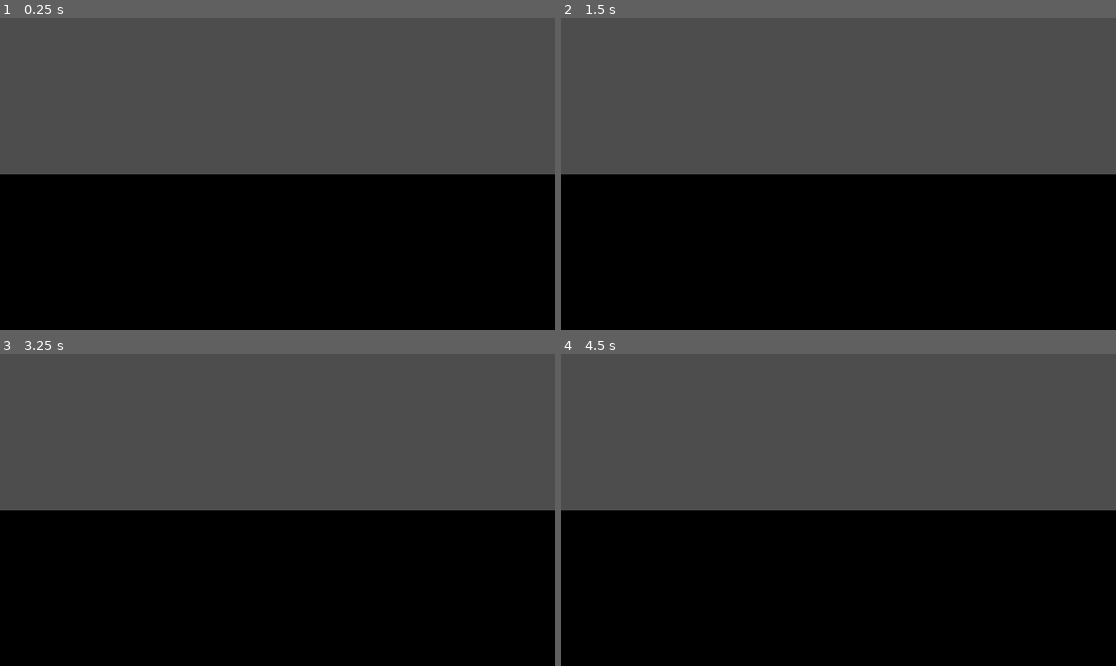
Above: before the commit, frames 1-4 (two rows, left to right).
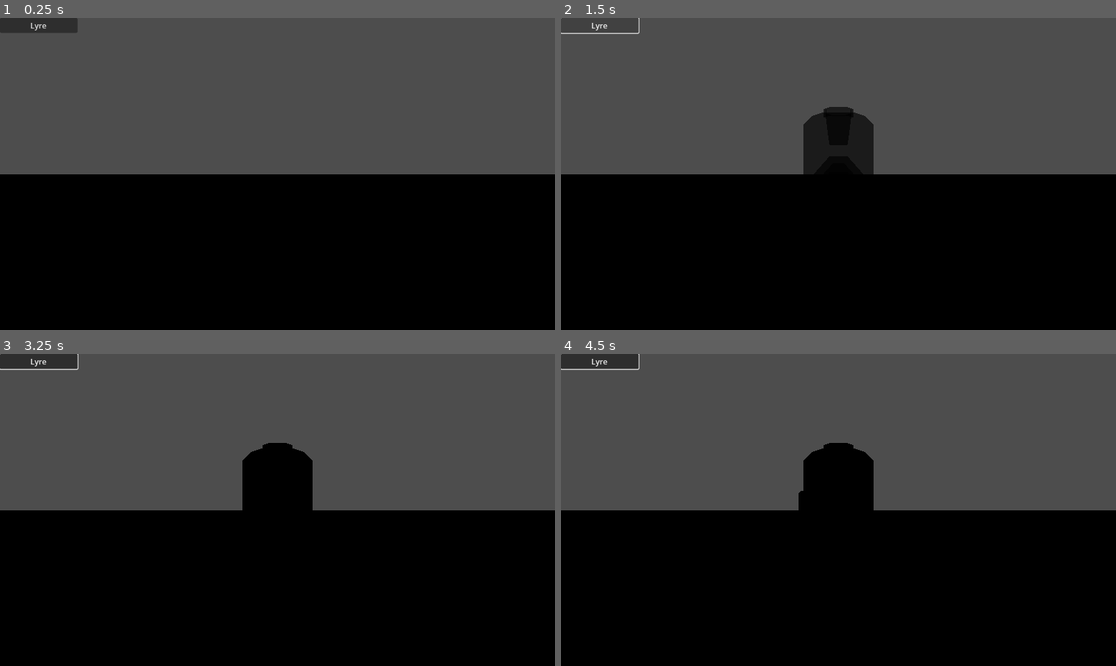
Above: after the commit, the same moments.

Repository: Bigaston/LightShow
Game: Godot game, scene res://scenes/MainScene.tscn
Two runs of this game, one before a commit and one after it. Both use one fixed random seed, a clock stepped at 60 frames per second and the inputs below.
Inputs (mouse positions are in pixels of both pictures, inside the frame that each line leads up to):
- Up to frame 1 (0.25 s): no input
- Up to frame 2 (1.5 s): click (599, 24) at 0.5 s, where only the run after the commit has a clickable "Lyre"; click (599, 24) at 1.25 s, where only the run after the commit has a clickable "Lyre"
- Up to frame 3 (3.25 s): click (38, 360) at 2 s, where only the run after the commit has a clickable "Lyre"; tap Enter at 2.75 s; move the mouse to (399, 494) at 2.77 s; hold S (flying_cam_backward) from 2.78 s (still down); click (399, 494) at 2.92 s
- Up to frame 4 (4.5 s): release S (flying_cam_backward) at 3.5 s; tap Space at 3.5 s; drag from (727, 525) to (810, 572) at 3.52 s; tap Enter at 4.25 s; move the mouse to (894, 441) at 4.27 s; hold W (flying_cam_forward) from 4.28 s (still down); click (894, 441) at 4.42 s

The runs differ from the first frame. In frame 1, 0.6% of the frame differs, in the area x 0-14%, y 0-5%; in frame 2, 2.6%; in frame 3, 3.2%; in frame 4, 3.3%, in the area x 0-57%, y 0-51%.

Commit message:
Can place element in the enviro

Diff:
--- a/objects/Lyre.tscn
+++ b/objects/placable_elements/Lyre.tscn
@@ -1,7 +1,7 @@
 [gd_scene load_steps=4 format=3 uid="uid://cr1arqkchrm1h"]
 
 [ext_resource type="PackedScene" uid="uid://dcck3nlvnsmxr" path="res://resources/meshs/Lyre.glb" id="1_3dd6w"]
-[ext_resource type="Script" path="res://objects/Lyre.gd" id="2_c5im4"]
+[ext_resource type="Script" path="res://objects/placable_elements/Lyre.gd" id="2_c5im4"]
 
 [sub_resource type="ShaderMaterial" id="ShaderMaterial_mogeu"]
 
--- /dev/null
+++ b/objects/placable_elements/previews/Lyre.tscn
@@ -0,0 +1,25 @@
+[gd_scene load_steps=3 format=3 uid="uid://v6x06tl5e5rq"]
+
+[ext_resource type="PackedScene" uid="uid://dcck3nlvnsmxr" path="res://resources/meshs/Lyre.glb" id="1_ewr55"]
+[ext_resource type="Material" uid="uid://c3d1gx51atvbu" path="res://resources/materials/PreviewPlacableElements.tres" id="2_kxohw"]
+
+[node name="blockbench_export" instance=ExtResource("1_ewr55")]
+
+[node name="BaseSupport" parent="Node" index="0"]
+surface_material_override/0 = ExtResource("2_kxohw")
+
+[node name="Base" parent="Node" index="1"]
+surface_material_override/0 = ExtResource("2_kxohw")
+
+[node name="Pan" parent="Node/Pan2" index="0"]
+surface_material_override/0 = ExtResource("2_kxohw")
+
+[node name="Support" parent="Node/Pan2" index="1"]
+surface_material_override/0 = ExtResource("2_kxohw")
+
+[node name="Light" parent="Node/Pan2/Tilt2" index="0"]
+visible = false
+surface_material_override/0 = ExtResource("2_kxohw")
+
+[node name="Tilt" parent="Node/Pan2/Tilt2" index="1"]
+surface_material_override/0 = ExtResource("2_kxohw")
--- a/project.godot
+++ b/project.godot
@@ -25,7 +25,8 @@
 "res://addons/": "gray",
 "res://objects/": "yellow",
 "res://resources/": "orange",
-"res://scenes/": "blue"
+"res://scenes/": "blue",
+"res://scripts/": "teal"
 }
 
 [input]
--- /dev/null
+++ b/resources/custom/PlacableElements.tres
@@ -0,0 +1,16 @@
+[gd_resource type="Resource" script_class="PlacableElementContainer" load_steps=6 format=3 uid="uid://bkfjcwx3b5npc"]
+
+[ext_resource type="PackedScene" uid="uid://cr1arqkchrm1h" path="res://objects/placable_elements/Lyre.tscn" id="1_6i6fu"]
+[ext_resource type="Script" path="res://scripts/custom_resources/PlacableElement.gd" id="1_iffxe"]
+[ext_resource type="Script" path="res://scripts/custom_resources/PlacableElementContainer.gd" id="1_rd4jp"]
+[ext_resource type="PackedScene" uid="uid://v6x06tl5e5rq" path="res://objects/placable_elements/previews/Lyre.tscn" id="2_g8dpc"]
+
+[sub_resource type="Resource" id="Resource_3r1rt"]
+script = ExtResource("1_iffxe")
+name = "Lyre"
+preview = ExtResource("2_g8dpc")
+placable_element = ExtResource("1_6i6fu")
+
+[resource]
+script = ExtResource("1_rd4jp")
+elements = Array[ExtResource("1_iffxe")]([SubResource("Resource_3r1rt")])
--- /dev/null
+++ b/resources/materials/PreviewPlacableElements.tres
@@ -0,0 +1,5 @@
+[gd_resource type="StandardMaterial3D" format=3 uid="uid://c3d1gx51atvbu"]
+
+[resource]
+transparency = 1
+albedo_color = Color(0.34902, 0.596078, 0.819608, 0.643137)
--- /dev/null
+++ b/scenes/MainScene.gd
@@ -0,0 +1,50 @@
+extends Node3D
+
+@export var camera: Camera3D
+
+const RAY_LENGTH = 100
+
+var selected_element: PlacableElement
+var selected_element_preview: Node3D
+
+# Called when the node enters the scene tree for the first time.
+func _ready() -> void:
+	pass # Replace with function body.
+
+func _unhandled_input(event: InputEvent) -> void:
+	if event is InputEventMouseButton and event.button_index == MOUSE_BUTTON_LEFT && !event.pressed && selected_element != null:
+		var new_element = selected_element.placable_element.instantiate()
+		new_element.position = selected_element_preview.position
+
+		add_child(new_element)
+
+		selected_element_preview.queue_free()
+		selected_element_preview = null
+		selected_element = null
+
+# Called every frame. 'delta' is the elapsed time since the previous frame.
+func _process(delta: float) -> void:
+	if selected_element != null:
+		var space_state = get_world_3d().direct_space_state
+		var mousepos = get_viewport().get_mouse_position()
+
+		var origin = camera.project_ray_origin(mousepos)
+		var end = origin + camera.project_ray_normal(mousepos) * RAY_LENGTH
+		var query = PhysicsRayQueryParameters3D.create(origin, end, 0b00000000_00000000_00000001_00000000)
+		#query.collide_with_areas = true
+
+		var result = space_state.intersect_ray(query)
+
+		if !result.is_empty():
+			var collider = result.collider
+			selected_element_preview.position = result.position
+
+func _on_placable_elements_placable_element_selected(element: PlacableElement) -> void:
+	selected_element = element
+
+	if selected_element_preview != null:
+		selected_element_preview.queue_free()
+
+	selected_element_preview = element.preview.instantiate()
+
+	add_child(selected_element_preview)
--- a/scenes/MainScene.tscn
+++ b/scenes/MainScene.tscn
@@ -1,7 +1,10 @@
-[gd_scene load_steps=6 format=3 uid="uid://3xmpptnmd6wc"]
+[gd_scene load_steps=9 format=3 uid="uid://3xmpptnmd6wc"]
 
 [ext_resource type="Texture2D" uid="uid://u7xn1401jfek" path="res://resources/textures/Prototype/texture_08.png" id="1_2ktel"]
+[ext_resource type="Script" path="res://scenes/MainScene.gd" id="1_wkvf4"]
 [ext_resource type="PackedScene" uid="uid://c77cqyhql034w" path="res://objects/cameras/FlyingCamera.tscn" id="2_jxigl"]
+[ext_resource type="Script" path="res://scripts/proto/PlacableElement.gd" id="4_qjkxm"]
+[ext_resource type="Resource" uid="uid://bkfjcwx3b5npc" path="res://resources/custom/PlacableElements.tres" id="5_ypet5"]
 
 [sub_resource type="StandardMaterial3D" id="StandardMaterial3D_w4egh"]
 albedo_texture = ExtResource("1_2ktel")
@@ -14,7 +17,9 @@
 [sub_resource type="BoxShape3D" id="BoxShape3D_w32je"]
 size = Vector3(1000, 0.5, 1000)
 
-[node name="MainScene" type="Node3D"]
+[node name="MainScene" type="Node3D" node_paths=PackedStringArray("camera")]
+script = ExtResource("1_wkvf4")
+camera = NodePath("FlyingCamera")
 
 [node name="Ground" type="MeshInstance3D" parent="."]
 mesh = SubResource("PlaneMesh_wkbe3")
@@ -29,3 +34,23 @@
 
 [node name="FlyingCamera" parent="." instance=ExtResource("2_jxigl")]
 transform = Transform3D(1, 0, 0, 0, 1, 0, 0, 0, 1, 0, 0.697768, 0.781563)
+
+[node name="Control" type="Control" parent="."]
+layout_mode = 3
+anchors_preset = 15
+anchor_right = 1.0
+anchor_bottom = 1.0
+grow_horizontal = 2
+grow_vertical = 2
+mouse_filter = 1
+
+[node name="PlacableElements" type="VBoxContainer" parent="Control"]
+layout_mode = 1
+anchors_preset = 9
+anchor_bottom = 1.0
+offset_right = 161.0
+grow_vertical = 2
+script = ExtResource("4_qjkxm")
+elements = ExtResource("5_ypet5")
+
+[connection signal="placable_element_selected" from="Control/PlacableElements" to="." method="_on_placable_elements_placable_element_selected"]
--- a/scenes/test_scene.tscn
+++ b/scenes/test_scene.tscn
@@ -1,6 +1,6 @@
 [gd_scene load_steps=10 format=3 uid="uid://v30ikj67ys62"]
 
-[ext_resource type="PackedScene" uid="uid://cr1arqkchrm1h" path="res://objects/Lyre.tscn" id="1_wkpo5"]
+[ext_resource type="PackedScene" uid="uid://cr1arqkchrm1h" path="res://objects/placable_elements/Lyre.tscn" id="1_wkpo5"]
 
 [sub_resource type="ProceduralSkyMaterial" id="ProceduralSkyMaterial_kxehk"]
 sky_horizon_color = Color(0.64625, 0.65575, 0.67075, 1)
--- /dev/null
+++ b/scripts/custom_resources/PlacableElement.gd
@@ -0,0 +1,6 @@
+extends Resource
+class_name PlacableElement
+
+@export var name: String = ""
+@export var preview: PackedScene
+@export var placable_element: PackedScene
--- /dev/null
+++ b/scripts/custom_resources/PlacableElementContainer.gd
@@ -0,0 +1,4 @@
+extends Resource
+class_name PlacableElementContainer
+
+@export var elements: Array[PlacableElement]
--- /dev/null
+++ b/scripts/proto/PlacableElement.gd
@@ -0,0 +1,17 @@
+extends VBoxContainer
+
+@export var elements: PlacableElementContainer
+
+signal placable_element_selected(element: PlacableElement)
+
+func _ready() -> void:
+	for element in elements.elements:
+		var btn = Button.new()
+		btn.text = element.name
+
+		btn.pressed.connect(on_btn_click.bind(element))
+
+		add_child(btn)
+
+func on_btn_click(element: PlacableElement):
+	placable_element_selected.emit(element)
Renamed: objects/Lyre.gd -> objects/placable_elements/Lyre.gd
